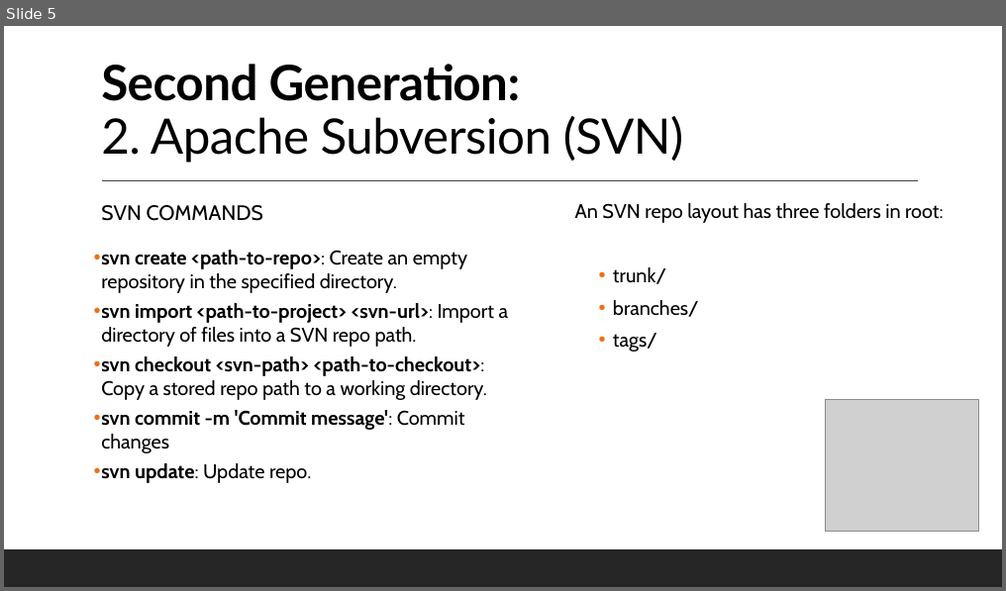
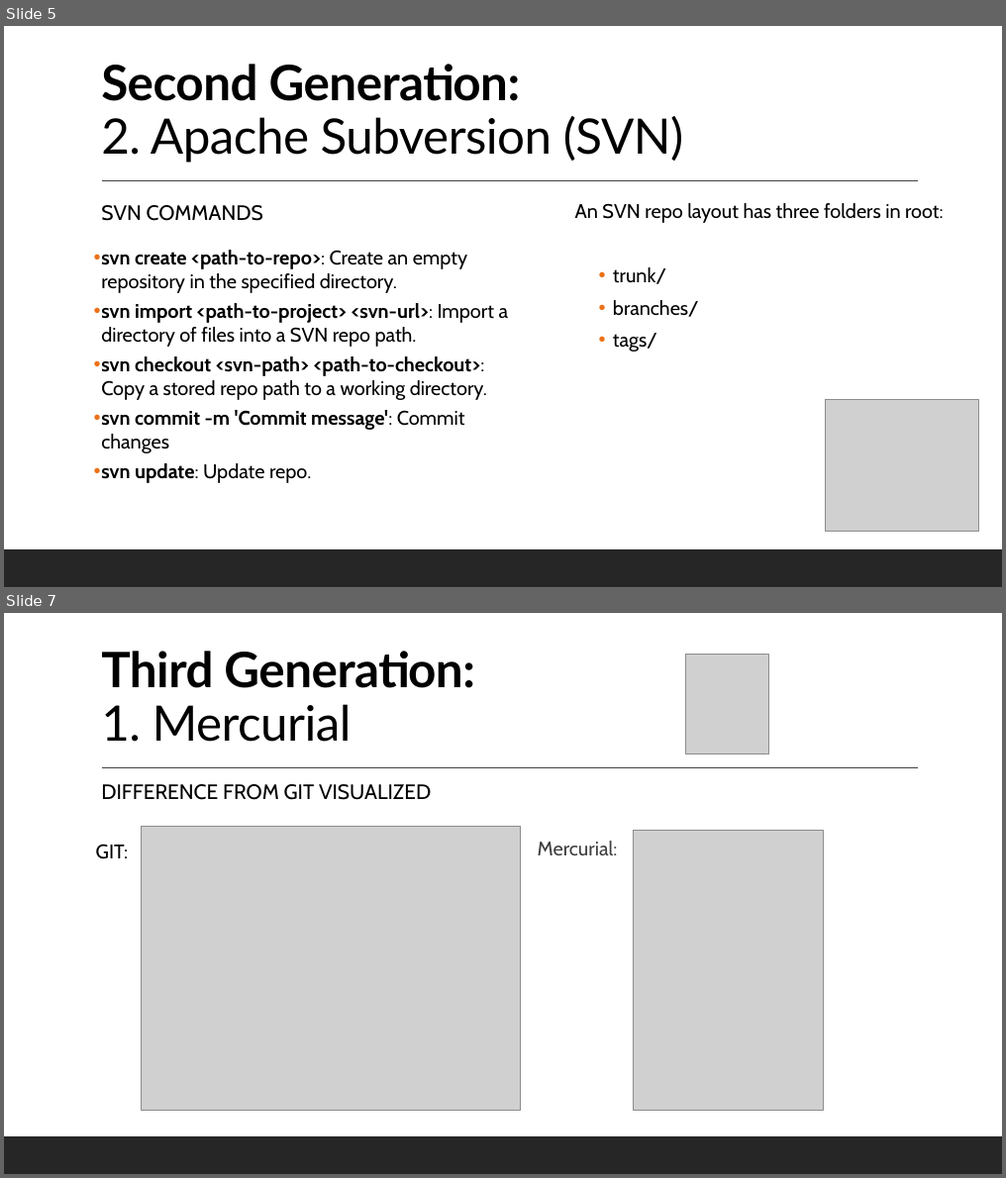
Before and after one commit to Yackul/work, a slide deck: docs/TechTalkPresentation.pptx. Shown one above the other, each under a label of ours: slide 5 before the commit, slides 5 and 7 after it; the slides between them are not shown. The pictures are 1006x591 and 1006x1178 pixels, drawn with LibreOffice and Linux fonts; fonts in the diff are those of the drawing; grey boxes stand for pictures. Boxes give left, top, right and bottom in pixels: in the first picture for what was removed or moved away, otherwise in the second. Text is boxed around its words. In the diff, an @@ line names an element or a change of style, - is before the commit and + after.

```diff
--- a/docs/TechTalkPresentation.pptx
+++ b/docs/TechTalkPresentation.pptx
@@ slide 7 added at bbox=[4, 613, 1002, 1174], background #FFFFFF; not listed: 2 template elements that a slide beside it also shows @@
@@ title added at bbox=[101, 651, 475, 742], 47 pt, text #000000, bold @@
+Third Generation:
+1. Mercurial
@@ picture added at bbox=[686, 655, 769, 754] @@
@@ text added at bbox=[101, 784, 431, 800], 20 pt, text #000000 @@
+DIFFERENCE FROM GIT VISUALIZED
@@ text added at bbox=[96, 844, 128, 860], 19 pt, text #000000 @@
+  GIT:
@@ picture added at bbox=[141, 827, 521, 1111] @@
@@ text added at bbox=[538, 841, 618, 856], 19 pt, text #404040 @@
+Mercurial:
@@ picture added at bbox=[633, 830, 823, 1111] @@
```
Also in this commit, not shown: 1 slide changed, 1 other slide added.
